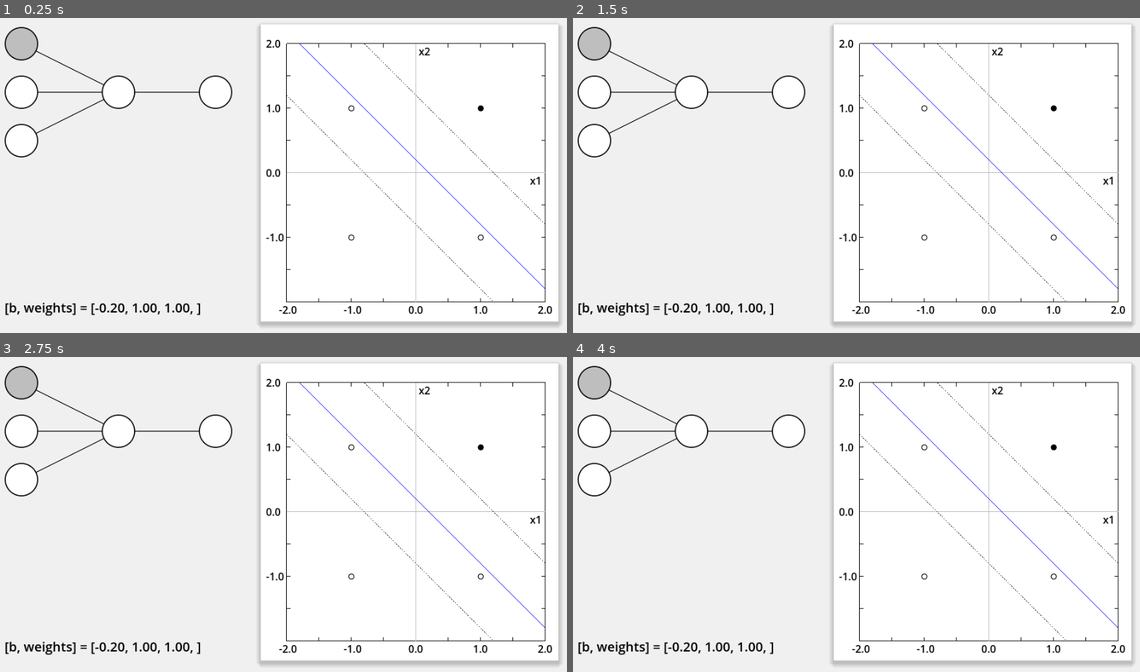
Above: before the commit, frames 1-4 (two rows, left to right).
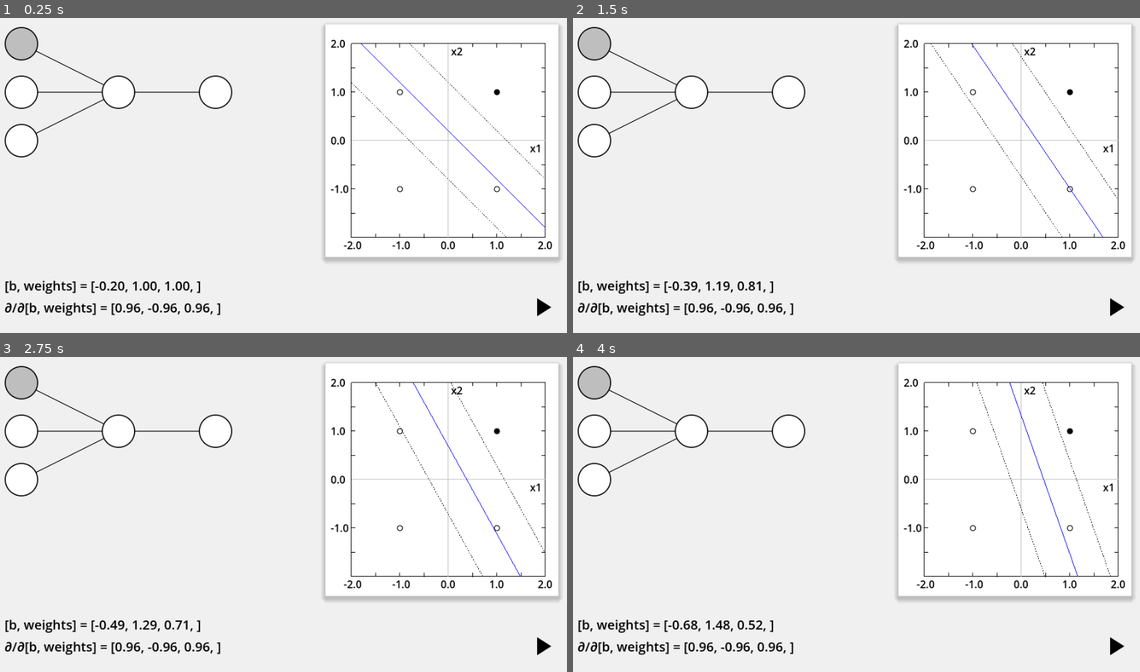
Above: after the commit, the same moments.

Repository: vivisuke/GDNN
Game: Godot game, scene res://main.tscn
Same seed, same stepped clock (60 frames per second), same inputs: the game is played once before the commit and once after it.
Inputs (mouse positions are in pixels of both pictures, inside the frame that each line leads up to):
- Up to frame 1 (0.25 s): no input
- Up to frame 2 (1.5 s): click (1117, 307) at 0.52 s; click (1117, 307) at 1.27 s
- Up to frame 3 (2.75 s): click (544, 646) at 2.02 s
- Up to frame 4 (4 s): tap Enter at 2.75 s; tap Space at 3.5 s

The runs differ from the first frame. In frame 1, 6.7% of the frame differs, in the area x 0-99%, y 2-98%; in frame 2, 6.7%; in frame 3, 6.7%; in frame 4, 6.7%.

Commit message:
0027 ● C 01/07 01/07 0.001│ToDo│画面右下に学習ボタン設置

Diff:
--- a/gdnn/classes/AffineMap.gd
+++ b/gdnn/classes/AffineMap.gd
@@ -27,6 +27,12 @@
 	var txt = "[%.2f, "%m_bias[0]
 	for i in range(m_nInputs):
 		txt += "%.2f, "%m_weights[0][i]
+	txt += "]"
+	return txt
+func dweights_text():
+	var txt = "[%.2f, "%m_dbias[0]
+	for i in range(m_nInputs):
+		txt += "%.2f, "%m_dweights[0][i]
 	txt += "]"
 	return txt
 func set_nInputs(nInputs):
--- a/gdnn/main.gd
+++ b/gdnn/main.gd
@@ -1,6 +1,8 @@
 extends Node2D
 
 var net
+const idata = [[1.0, 1.0], [1.0, -1.0], [-1.0, -1.0], [-1.0, 1.0],]
+const tdata = [[1.0], [-1.0], [-1.0], [-1.0],]	# AND
 
 func _ready():
 	if false:
@@ -27,8 +29,6 @@
 		net.add(a)
 		a.set_weights([[-0.2, 1.0, 1.0], ])
 		net.add(AfTanh.new(1))		# 活性化関数：tanh()
-		const idata = [[1.0, 1.0],[1.0, -1.0],[-1.0, -1.0],[-1.0, 1.0],]
-		const tdata = [[1.0],[-1.0],[ -1.0],[-1.0],]	# AND
 		net.forward_backward_batch(idata, tdata)
 		net.print()
 		#net.update_weights(0.1)
@@ -47,12 +47,22 @@
 		net.forward_grad_batch(idata, tdata)
 		net.print()
 	$BG.net = net
+	update_view()
+	pass # Replace with function body.
+func update_view():
 	$BG.queue_redraw()
 	var ly = net.m_layers[0]
 	var txt = ly.weights_text()
 	$WeightsLabel.text = "[b, weights] = " + txt
+	txt = ly.dweights_text()
+	$DWeightsLabel.text = "∂/∂[b, weights] = " + txt
 	$GraphRect.vv_weight = [[ly.m_bias[0], ly.m_weights[0][0], ly.m_weights[0][1], ]]
 	$GraphRect.queue_redraw()
+func _on_texture_button_pressed():
+	net.update_weights(0.1)
+	net.forward_grad_batch(idata, tdata)
+	net.print()
+	update_view()
 	pass # Replace with function body.
 func _process(delta):
 	pass
--- a/gdnn/main.tscn
+++ b/gdnn/main.tscn
@@ -1,8 +1,10 @@
-[gd_scene load_steps=4 format=3 uid="uid://d3w46vnudub1p"]
+[gd_scene load_steps=6 format=3 uid="uid://d3w46vnudub1p"]
 
 [ext_resource type="Script" path="res://main.gd" id="1_7uhuw"]
 [ext_resource type="Script" path="res://bg.gd" id="2_htso4"]
 [ext_resource type="Script" path="res://graph_rect.gd" id="3_7jq23"]
+[ext_resource type="Texture2D" uid="uid://cf8ub6603xemv" path="res://images/play_arrow_black.png" id="4_03n60"]
+[ext_resource type="Texture2D" uid="uid://dwcb2yobi7dgg" path="res://images/play_arrow_green.png" id="5_tn2he"]
 
 [node name="Main" type="Node2D"]
 script = ExtResource("1_7uhuw")
@@ -14,17 +16,36 @@
 script = ExtResource("2_htso4")
 
 [node name="GraphRect" type="ColorRect" parent="."]
-offset_left = 420.0
+offset_left = 520.0
 offset_top = 20.0
 offset_right = 880.0
-offset_bottom = 480.0
+offset_bottom = 380.0
 script = ExtResource("3_7jq23")
 
 [node name="WeightsLabel" type="Label" parent="."]
+offset_left = 24.0
+offset_top = 410.0
+offset_right = 157.0
+offset_bottom = 438.0
+theme_override_colors/font_color = Color(0, 0, 0, 1)
+theme_override_font_sizes/font_size = 20
+text = "[b, weights] = "
+
+[node name="DWeightsLabel" type="Label" parent="."]
 offset_left = 24.0
 offset_top = 444.0
 offset_right = 157.0
 offset_bottom = 472.0
 theme_override_colors/font_color = Color(0, 0, 0, 1)
 theme_override_font_sizes/font_size = 20
-text = "[b, weights] = "
+text = "∂/∂[b, weights] = "
+
+[node name="TextureButton" type="TextureButton" parent="."]
+offset_left = 831.0
+offset_top = 434.0
+offset_right = 879.0
+offset_bottom = 482.0
+texture_normal = ExtResource("4_03n60")
+texture_pressed = ExtResource("5_tn2he")
+
+[connection signal="pressed" from="TextureButton" to="." method="_on_texture_button_pressed"]
Binary file added: gdnn/images/play_arrow_black.png
Not shown, added: gdnn/images/play_arrow_black.png.import
Not shown, added: gdnn/images/play_arrow_gray.png.import
Binary file added: gdnn/images/play_arrow_green.png
Not shown, added: gdnn/images/play_arrow_green.png.import
Not shown, changed: GDNN.spr
